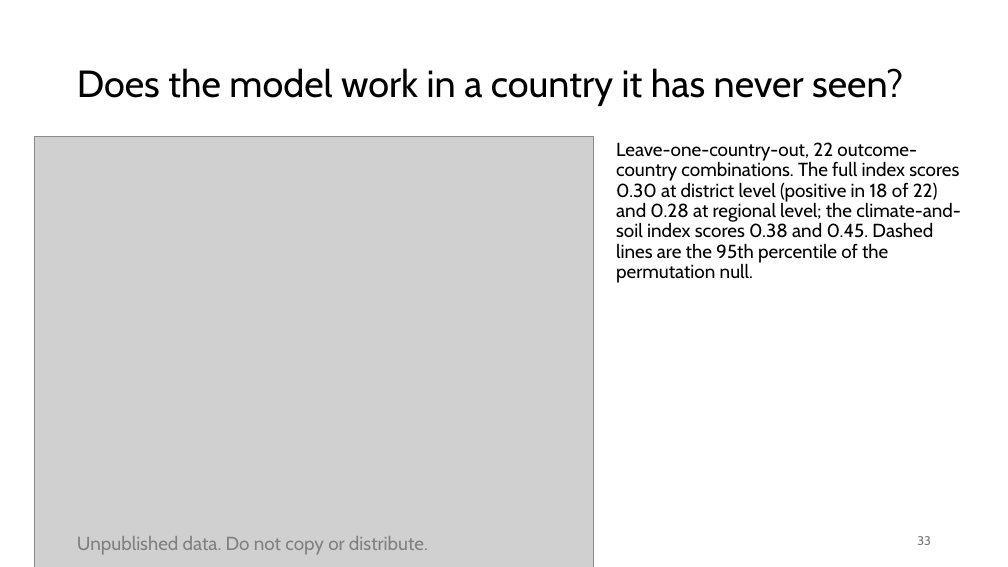
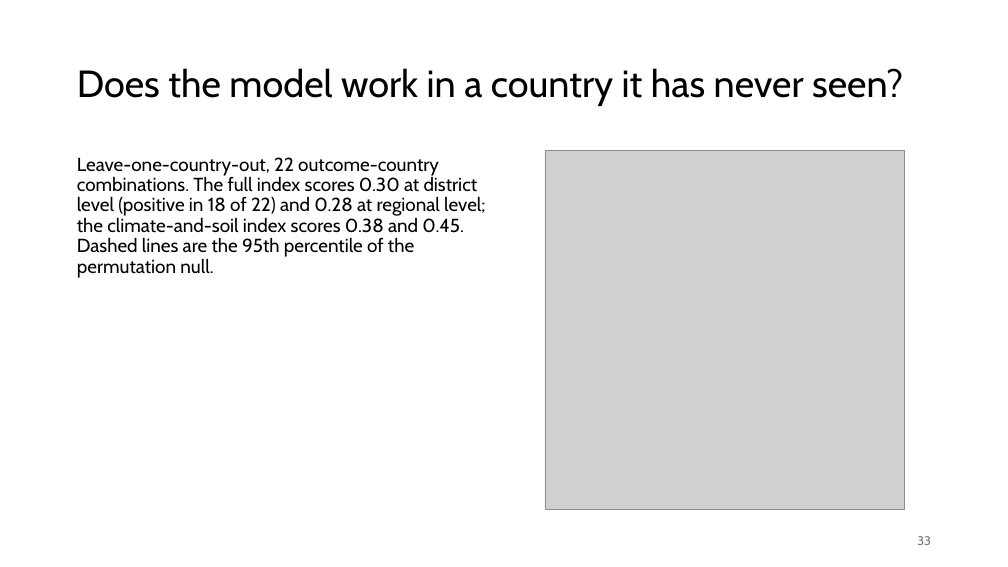
Before and after one commit to amertens/mn-prediction, a slide deck: slide 33 of docs/slides/MN-proxy-full-talk-2026-09.pptx. Drawn at 1008x567 pixels with LibreOffice and Linux fonts; fonts in the diff are those of the drawing; grey boxes stand for pictures; background and template pictures are left out. Boxes give left, top, right and bottom in pixels: in the first picture for what was removed or moved away, otherwise in the second. Text is boxed around its words. In the diff, an @@ line names an element or a change of style, - is before the commit and + after.

```diff
--- a/docs/slides/MN-proxy-full-talk-2026-09.pptx
+++ b/docs/slides/MN-proxy-full-talk-2026-09.pptx
@@ picture removed at (34, 136, 594, 567) @@
@@ text "Leave-one-country-out, 22 outcome-country combinations. The ..." rewrapped from (616, 142, 961, 283) to (77, 157, 485, 278) @@
@@ picture added at (545, 150, 904, 510) @@
@@ text removed at (77, 536, 428, 555) @@
-Unpublished data. Do not copy or distribute.
```
Also in this commit, not shown: 63 other slides changed, 12 other files.
